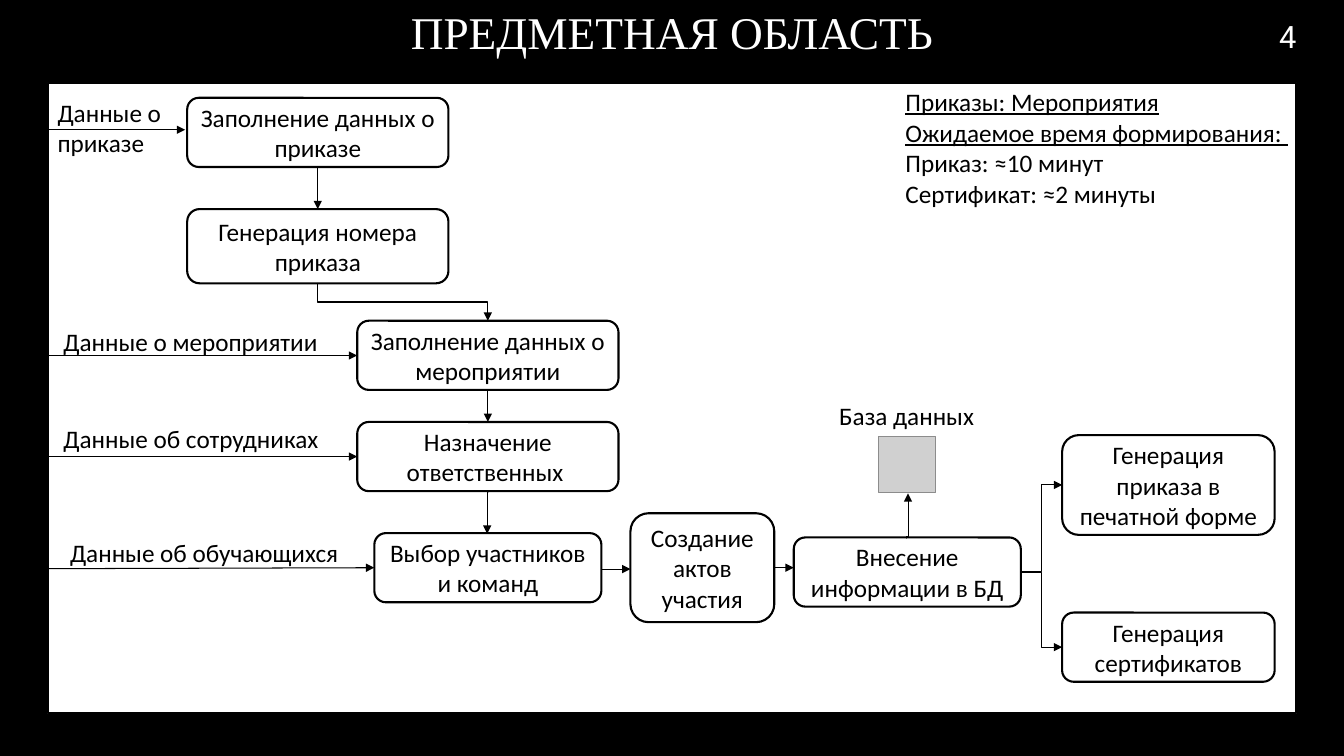
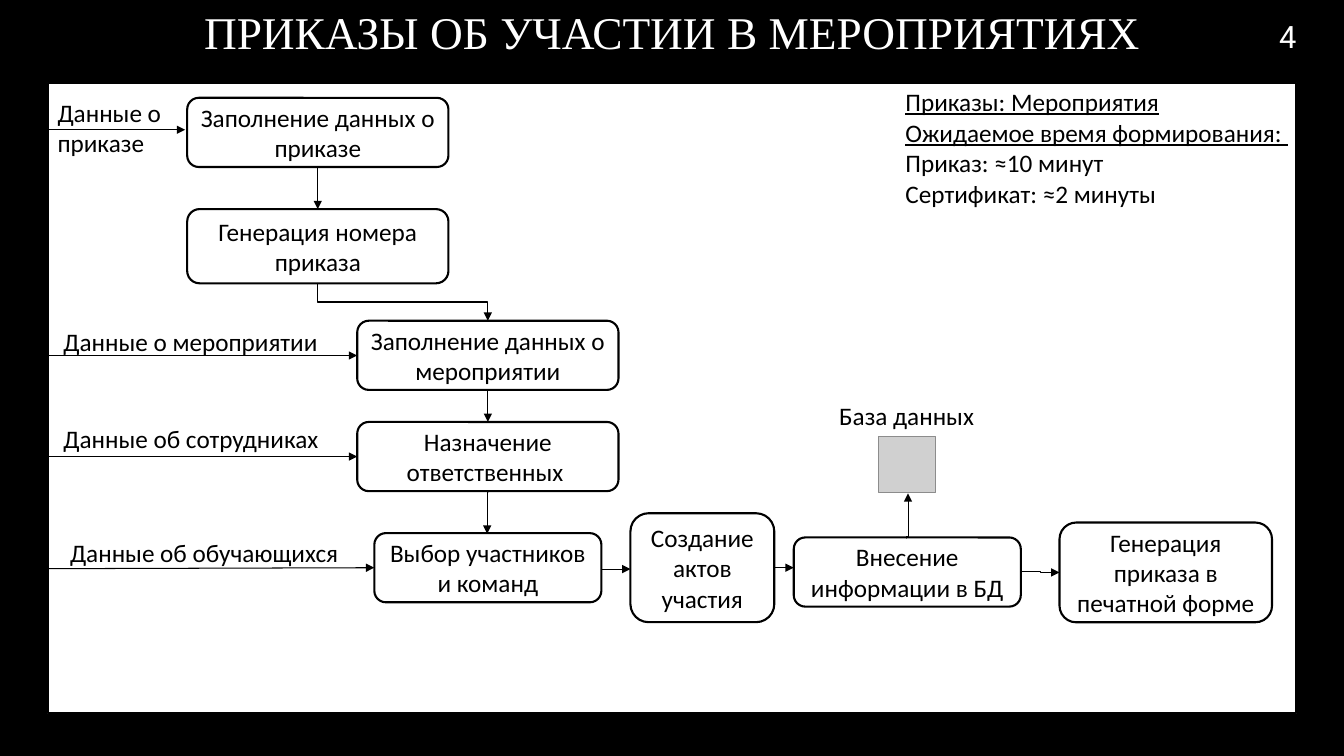
Before and after one commit to RAdKuzur/ASTU, a slide deck: slide 4 of Дипломная работа/Преддипломная Шуршев/Презентация преддиплом.pptx. Drawn at 1344x756 pixels with LibreOffice and Linux fonts; fonts in the diff are those of the drawing; grey boxes stand for pictures; background and template pictures are left out. Boxes give left, top, right and bottom in pixels: in the first picture for what was removed or moved away, otherwise in the second. Text is boxed around its words. In the diff, an @@ line names an element or a change of style, - is before the commit and + after.

```diff
--- a/Дипломная работа/Преддипломная Шуршев/Презентация преддиплом.pptx
+++ b/Дипломная работа/Преддипломная Шуршев/Презентация преддиплом.pptx
@@ title at (204, 19, 1140, 50): text changed @@
-ПРЕДМЕТНАЯ ОБЛАСТЬ
+ПРИКАЗЫ ОБ УЧАСТИИ В МЕРОПРИЯТИЯХ
@@ rounded rectangle "Генерация приказа в печатной форме": place and size @@
-rounded rectangle "Генерация приказа в печатной форме" at (1063, 436, 1275, 535)
+rounded rectangle "Генерация приказа в печатной форме" at (1060, 522, 1272, 622)
@@ elbow arrow moved from (1021, 572) - (1063, 485) to (1021, 572) - (1060, 573) @@
@@ elbow arrow removed from (1021, 572) to (1063, 647) @@
@@ rounded rectangle removed at (1063, 613, 1275, 683) @@
-Генерация сертификатов
```
Also in this commit, not shown: 3 other slides changed, 2 other files.
